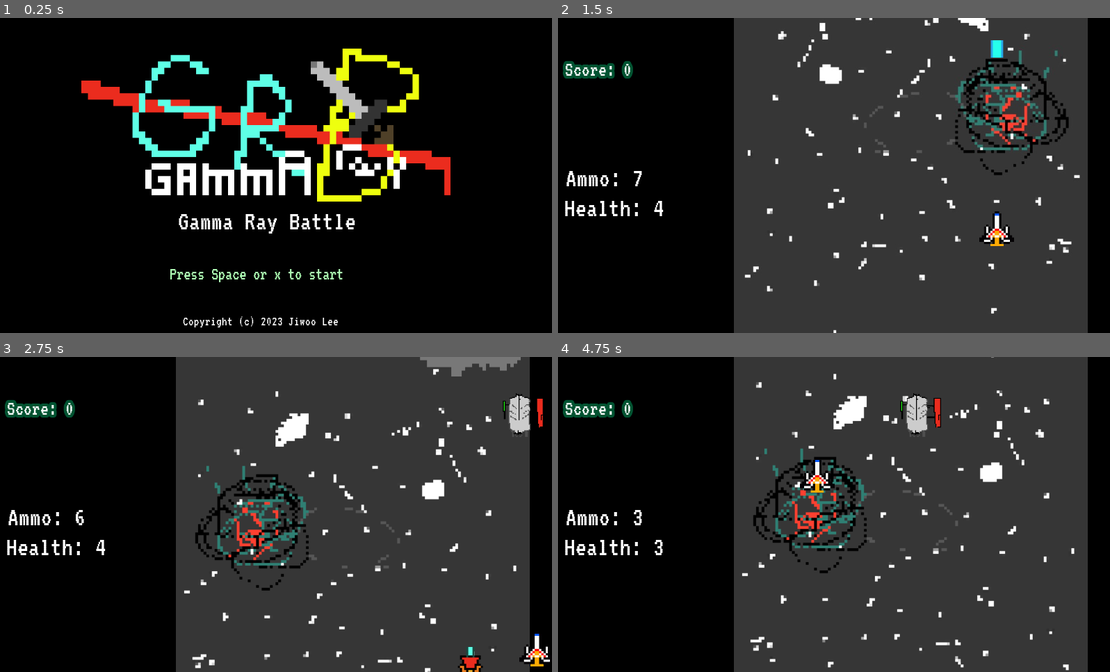
Above: before the commit, frames 1-4 (two rows, left to right).
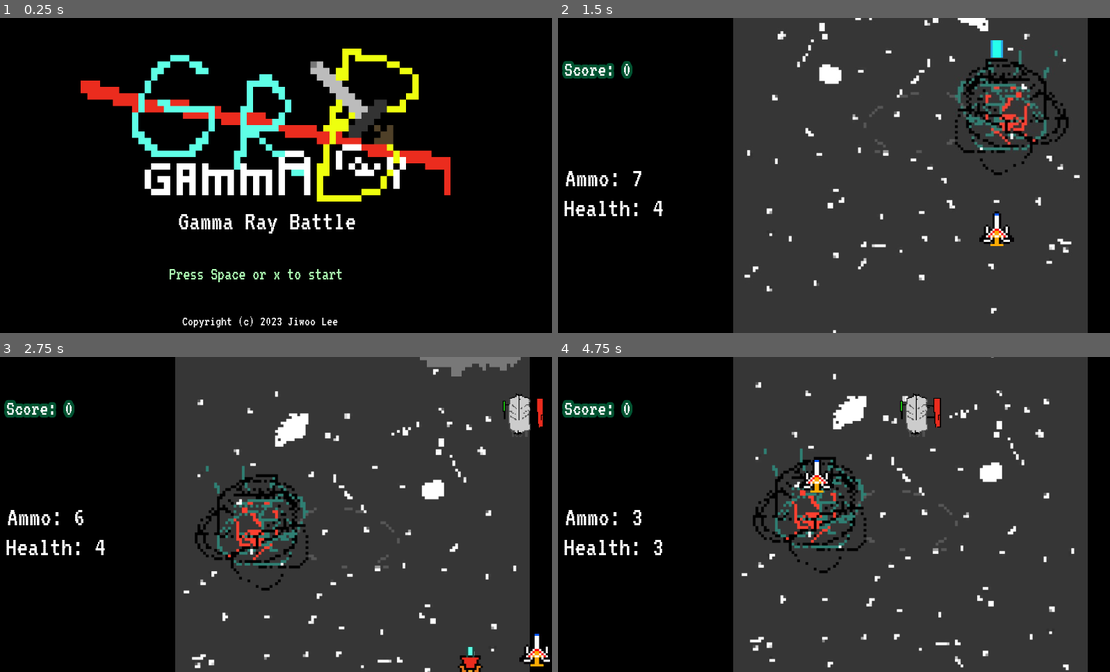
Above: after the commit, the same moments.

Repository: jiwookki/new-grBattle
Game: Godot game, scene res://mainscenes/Main.tscn
Two runs of this game, one before a commit and one after it. Both use one fixed random seed, a clock stepped at 60 frames per second and the inputs below.
Inputs:
- Up to frame 1 (0.25 s): no input
- Up to frame 2 (1.5 s): tap Space (player_shoot) at 0.5, 0.6, 1.35 s; hold D (movement_right) 0.53-1.28 s; tap Enter (ui_accept) at 0.77 s; hold S (movement_down) from 1.28 s (still down)
- Up to frame 3 (2.75 s): tap Enter (ui_accept) at 1.52 s; release S (movement_down) at 2.03 s; hold D (movement_right) from 2.03 s (still down); tap Space (player_shoot) at 2.1 s
- Up to frame 4 (4.75 s): release D (movement_right) at 2.78 s; hold W (movement_up) 2.78-3.53 s; tap Space (player_shoot) at 2.85, 3.6, 4.35 s; tap Enter (ui_accept) at 3.02, 3.77, 4.52 s; hold A (movement_left) from 3.53 s (still down)

The runs differ from the first frame. In frame 1, 1.9% of the frame differs, in the area x 14-81%, y 9-99%; in frame 2, 1.1%; in frame 3, 1.4%; in frame 4, 1.6%.

Commit message:
made game window resizable

Diff:
--- a/project.godot
+++ b/project.godot
@@ -39,9 +39,8 @@
 
 window/size/width=960
 window/size/height=544
-window/size/resizable=false
 window/stretch/mode="2d"
-window/stretch/aspect="keep"
+window/stretch/aspect="expand"
 
 [gui]
 
